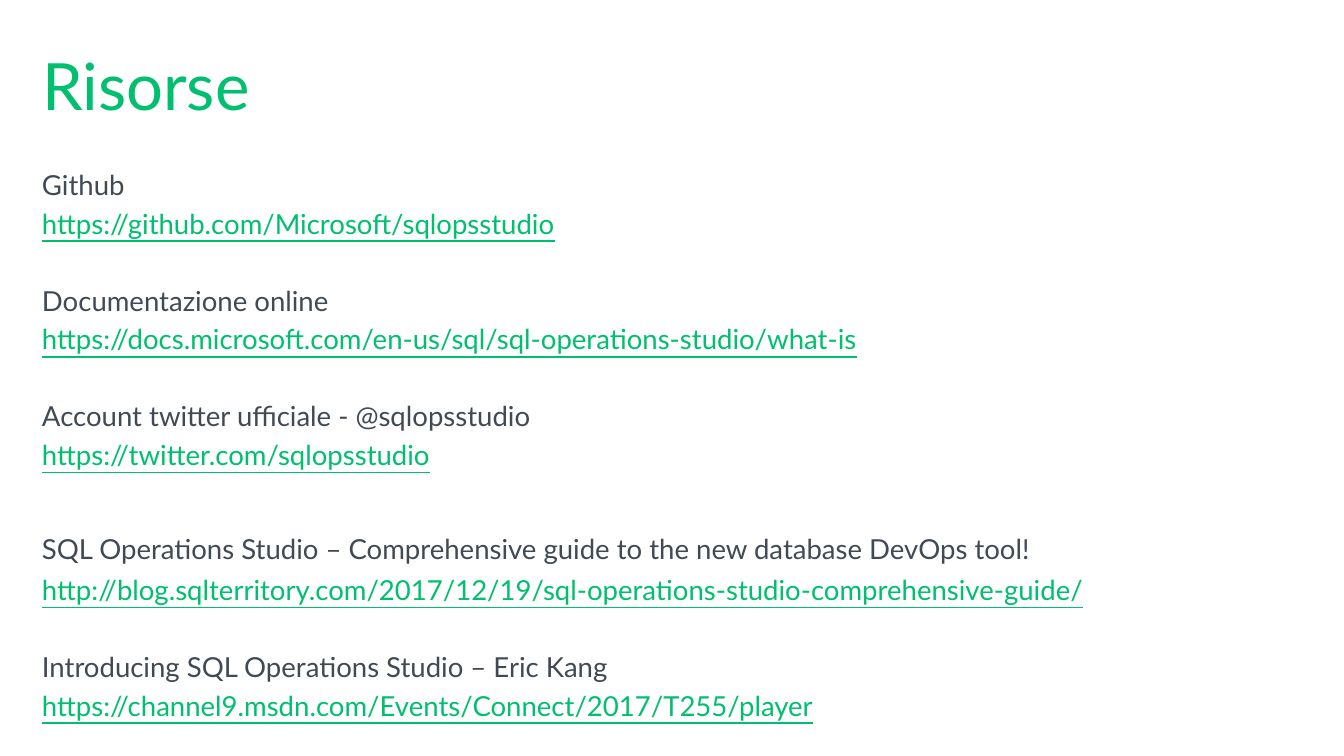
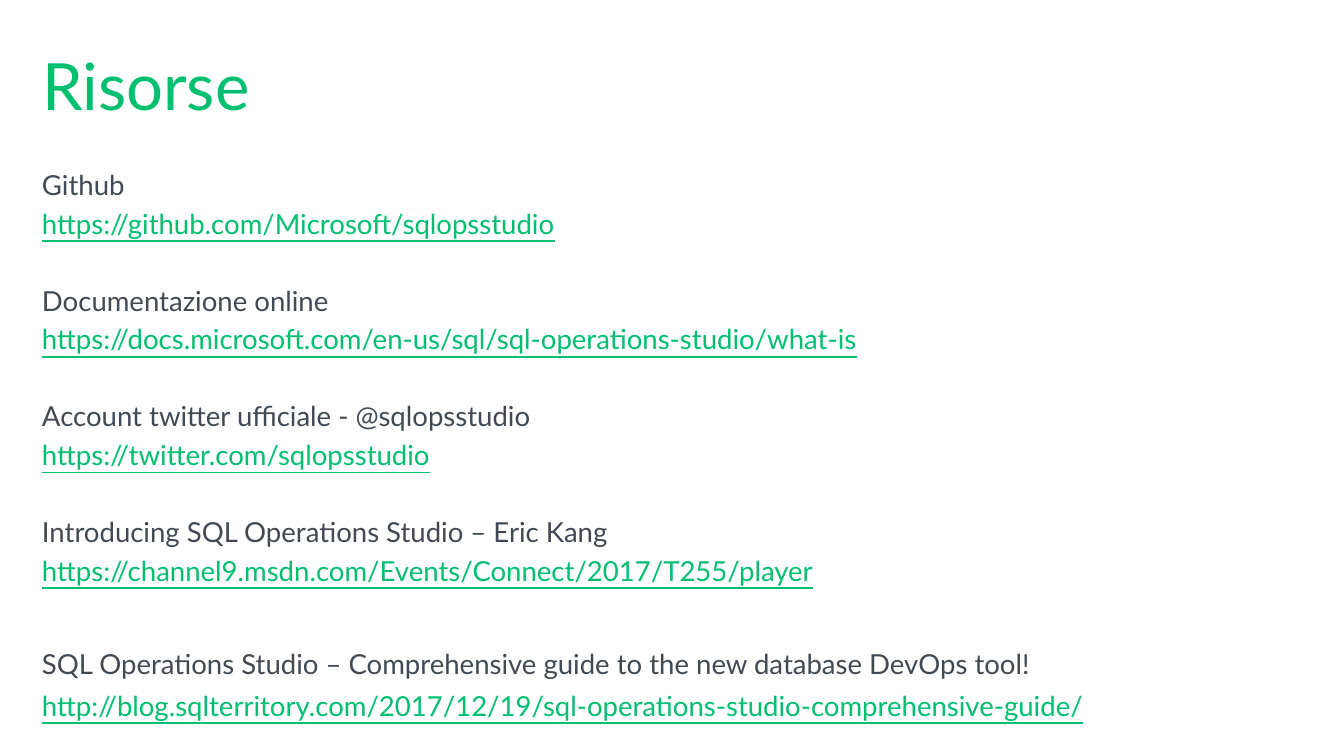
Before and after one commit to mrg3d/demo-opsstudio-repo, a slide deck: slide 29 of Introducing SQL Operations Studio.pptx. Drawn at 1344x756 pixels with LibreOffice and Linux fonts; fonts in the diff are those of the drawing; background and template pictures are left out. Boxes give left, top, right and bottom in pixels: in the first picture for what was removed or moved away, otherwise in the second. Text is boxed around its words. In the diff, an @@ line names an element or a change of style, - is before the commit and + after.

```diff
--- a/Introducing SQL Operations Studio.pptx
+++ b/Introducing SQL Operations Studio.pptx
@@ text at [42, 521, 813, 586]: paragraphs added @@
+Introducing SQL Operations Studio – Eric Kang
+https://channel9.msdn.com/Events/Connect/2017/T255/player
@@ text at [42, 656, 813, 721]: paragraphs removed @@
-Introducing SQL Operations Studio – Eric Kang
-https://channel9.msdn.com/Events/Connect/2017/T255/player
```
Also in this commit, not shown: 6 other slides changed.
